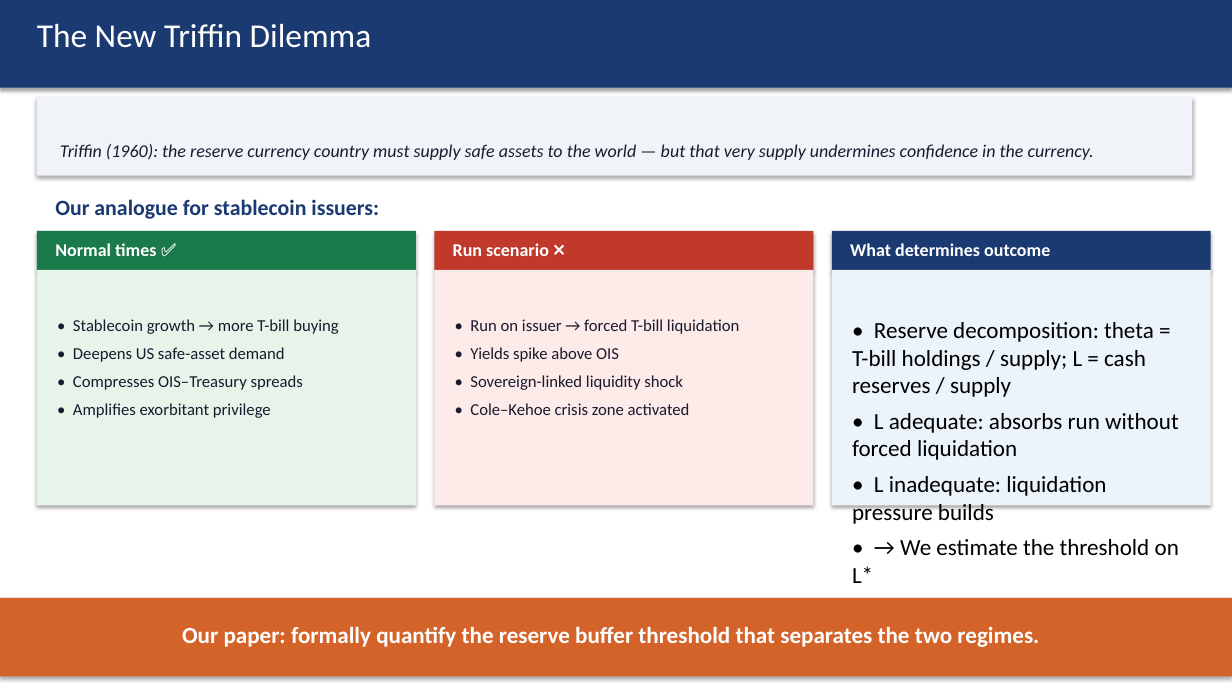
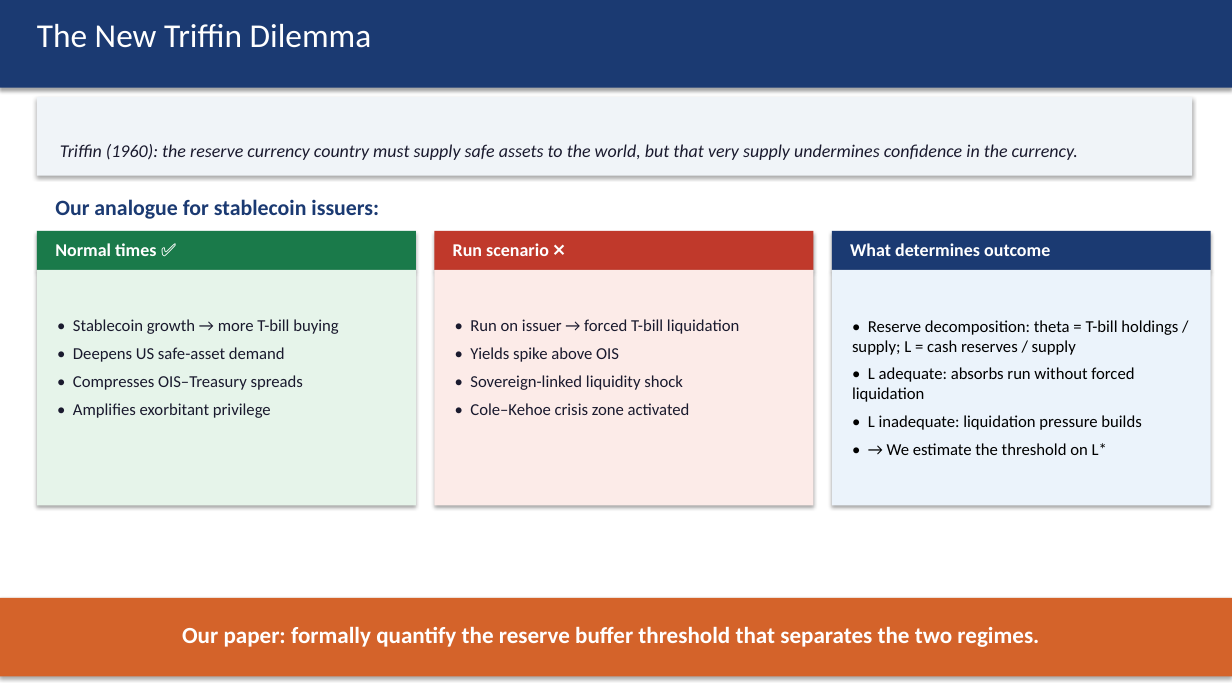
Before and after one commit to kimmireu0921/Stablecoins-and-the-Exorbitant-Privilege, a slide deck: slide 4 of 0512_Stablecoins_Presentation.pptx. Drawn at 1232x693 pixels with LibreOffice and Linux fonts; fonts in the diff are those of the drawing. Boxes give left, top, right and bottom in pixels: in the first picture for what was removed or moved away, otherwise in the second. Text is boxed around its words. In the diff, an @@ line names an element or a change of style, - is before the commit and + after.

```diff
--- a/0512_Stablecoins_Presentation.pptx
+++ b/0512_Stablecoins_Presentation.pptx
@@ text at [60,144,1078,160]: text changed @@
-Triffin (1960): the reserve currency country must supply safe assets to the world — but that very supply undermines confidence in the currency.
+Triffin (1960): the reserve currency country must supply safe assets to the world, but that very supply undermines confidence in the currency.
@@ text "• Reserve decomposition: theta = ..." at [852,320,1178,455]: size 18 to 13 pt @@
```
Also in this commit, not shown: 3 other slides changed.
